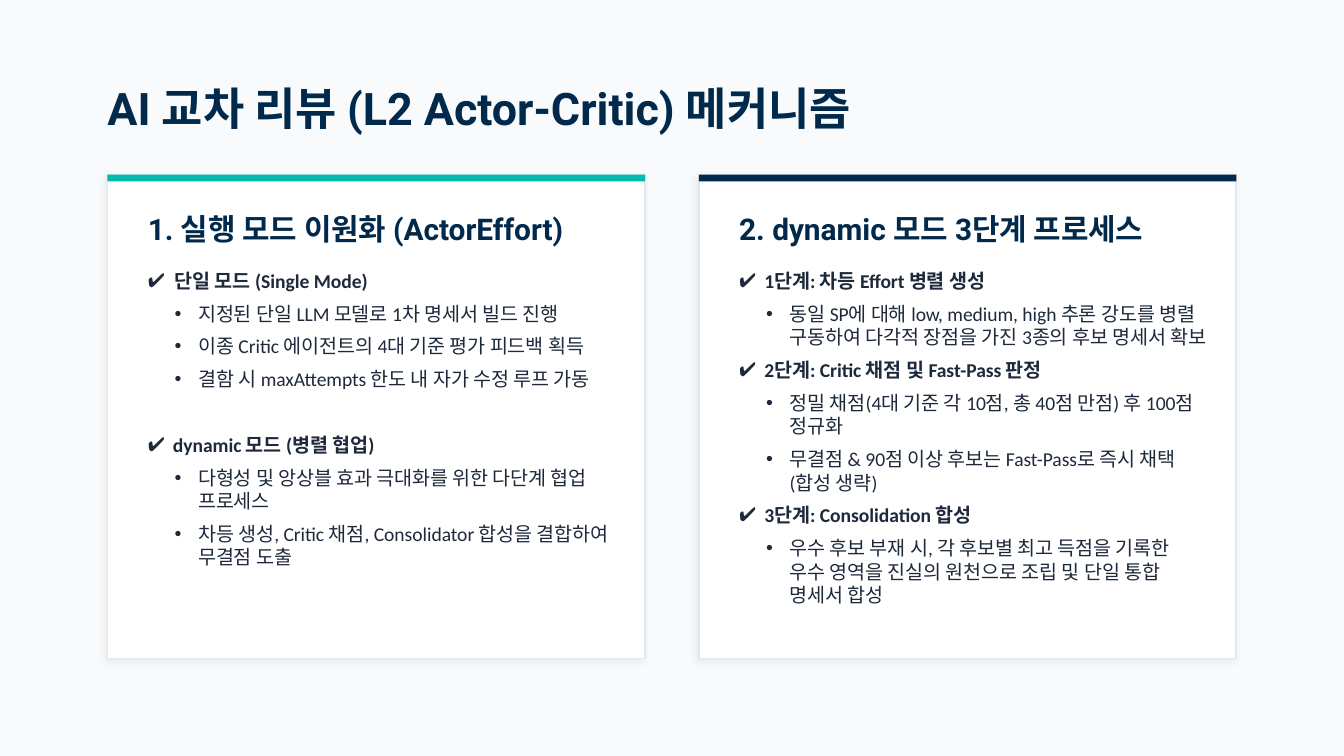
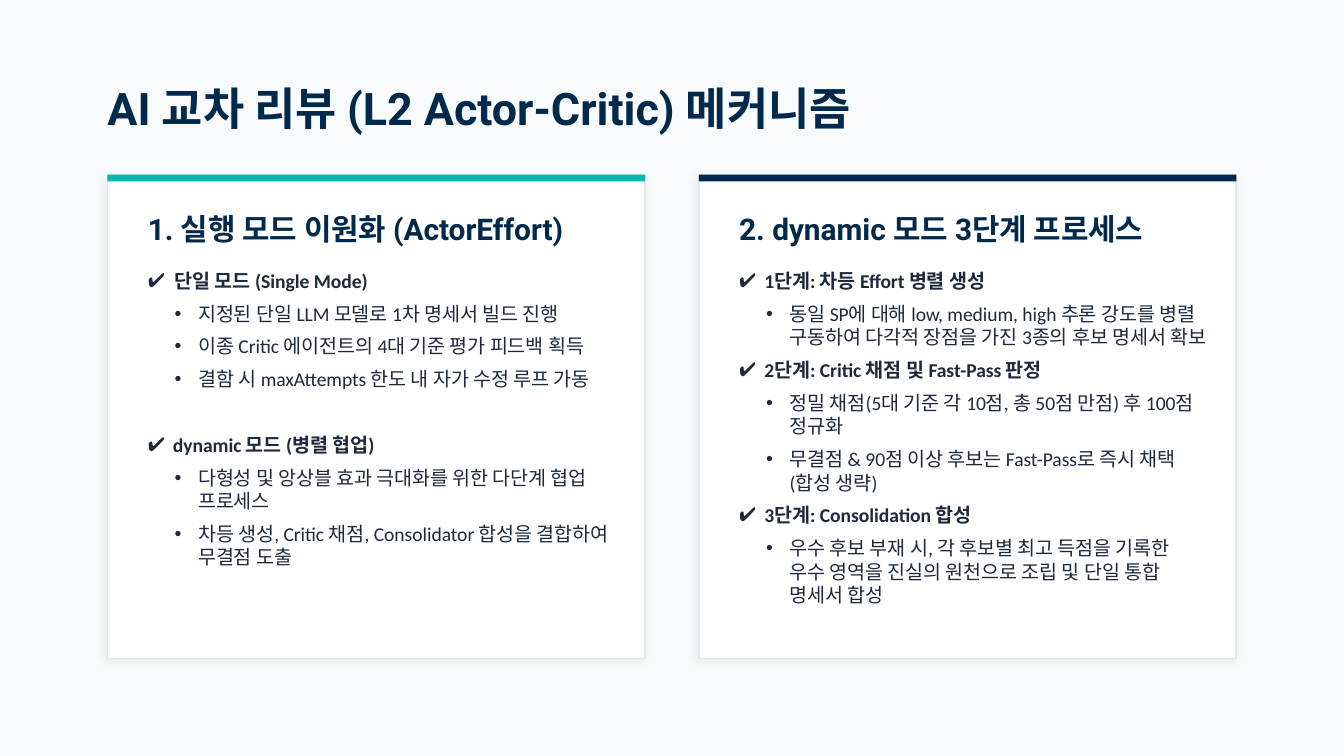
Before and after one commit to moondae815/sp-reverse-engineering, a slide deck: slide 6 of docs/ReSet_Presentation.pptx. Drawn at 1344x756 pixels with LibreOffice and Linux fonts; fonts in the diff are those of the drawing. Boxes give left, top, right and bottom in pixels: in the first picture for what was removed or moved away, otherwise in the second. Text is boxed around its words. In the diff, an @@ line names an element or a change of style, - is before the commit and + after.

Commit message:
docs: update ReSet_Presentation.pptx with latest changes

```diff
--- a/docs/ReSet_Presentation.pptx
+++ b/docs/ReSet_Presentation.pptx
@@ text at bbox=[790, 393, 1194, 435]: text changed @@
-• 정밀 채점(4대 기준 각 10점, 총 40점 만점) 후 100점 정규화
+• 정밀 채점(5대 기준 각 10점, 총 50점 만점) 후 100점 정규화
```
